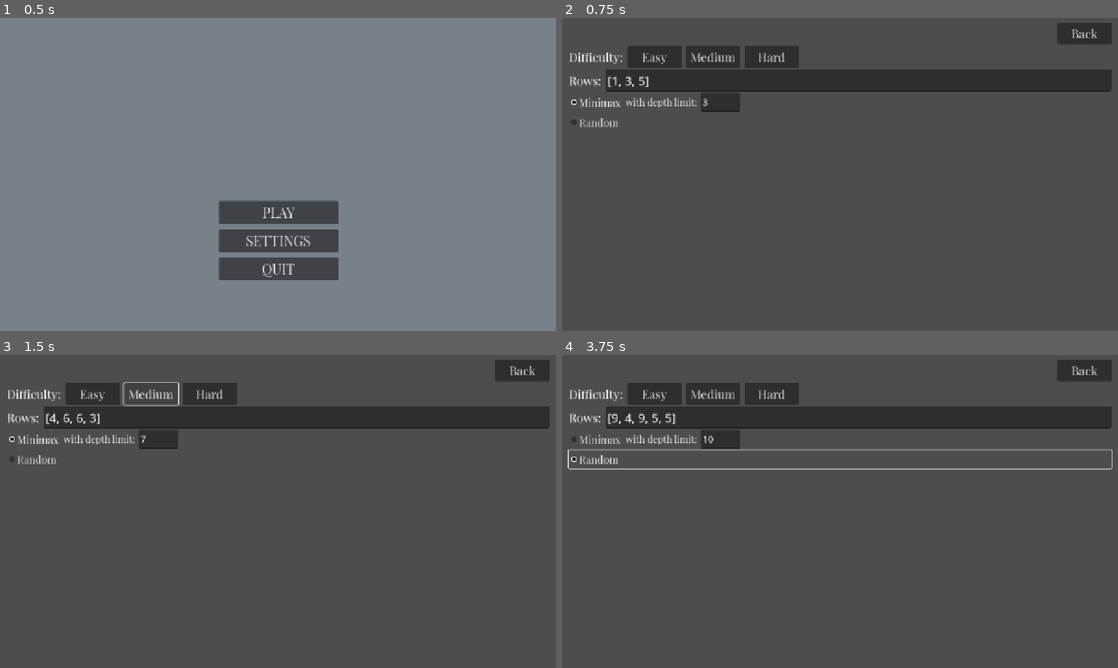
Above: before the commit, frames 1-4 (two rows, left to right).
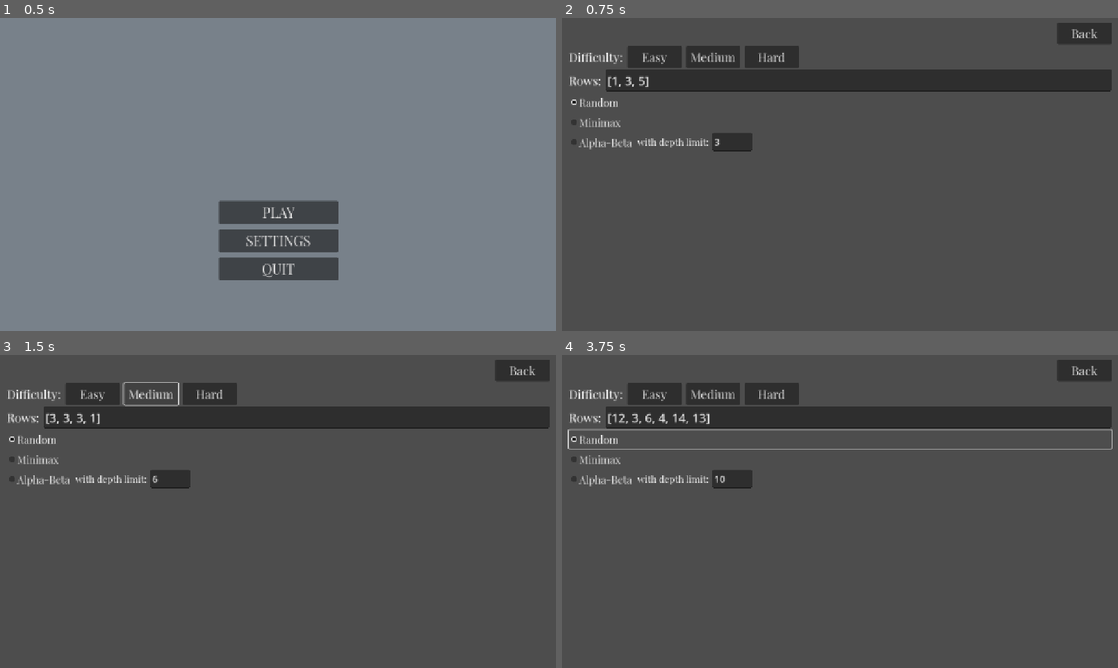
Above: after the commit, the same moments.

Repository: alex-bo7/ashes_of_nim_481
Game: Godot game, scene res://MainMenu/main_menu.tscn
The game is run twice, just before and just after one commit, with the same random seed, the same clock (stepped at 60 frames per second) and the same inputs.
Inputs:
- Up to frame 1 (0.5 s): no input
- Up to frame 2 (0.75 s): click "SETTINGS" at 0.5 s
- Up to frame 3 (1.5 s): click "Medium" at 1.25 s
- Up to frame 4 (3.75 s): click "Hard" at 2 s; click "Minimax" at 2.75 s; click "Random" at 3.5 s

Frame 1 is identical in both runs. In frame 2, 1.4% of the frame differs, in the area x 1-35%, y 24-43%; in frame 3, 1.5%; in frame 4, 3.6%, in the area x 1-99%, y 18-43%.

Commit message:
Update settings menu
User can now type new info and be updated. New difficulty settings

Diff:
--- a/Extras/game_settings.gd
+++ b/Extras/game_settings.gd
@@ -2,18 +2,25 @@
 
 var matches_arr: Array = [1, 3, 5]
 
-enum Algorithm { ALPHABETA, RANDOM }
-var current_algorithm: Algorithm = Algorithm.ALPHABETA
+enum Algorithm { RANDOM, MINIMAX, ALPHABETA }
+var current_algorithm: Algorithm = Algorithm.RANDOM
 
 var depth_lim: int = 3
 
 func is_algo_alphabeta() -> bool:
 	return current_algorithm == Algorithm.ALPHABETA
 
-
-func set_algo_as_alphabeta() -> void:
-	current_algorithm = Algorithm.ALPHABETA
+func get_algo() -> Algorithm:
+	return current_algorithm
 
 
 func set_algo_as_random() -> void:
 	current_algorithm = Algorithm.RANDOM
+
+
+func set_algo_as_minimax() -> void:
+	current_algorithm = Algorithm.MINIMAX
+
+
+func set_algo_as_alphabeta() -> void:
+	current_algorithm = Algorithm.ALPHABETA
--- a/Settings/settings.gd
+++ b/Settings/settings.gd
@@ -1,9 +1,10 @@
 extends Control
 
 @export var rows: LineEdit
+@export var random_btn: Button
+@export var minimax_btn: Button
+@export var alphabeta_btn: Button
 @export var depth_limit: LineEdit
-@export var minimax_btn: Button
-@export var random_btn: Button
 
 const MIN_DEPTH = 3
 const MAX_DEPTH = 20
@@ -13,9 +14,9 @@
 const HARD: String = 'hard'
 
 const DIFFICULTY_VALUES: Dictionary = {
-	EASY: {"min_rows": 2, "max_rows": 3, "min_val": 1, "max_val": 4},
-	MEDIUM: {"min_rows": 3, "max_rows": 4, "min_val": 2, "max_val": 6},
-	HARD: {"min_rows": 3, "max_rows": 5, "min_val": 3, "max_val": 9},
+	EASY: {"min_rows": 2, "max_rows": 3, "min_items": 1, "max_items": 5},
+	MEDIUM: {"min_rows": 3, "max_rows": 4, "min_items": 1, "max_items": 8},
+	HARD: {"min_rows": 4, "max_rows": 6, "min_items": 1, "max_items": 15},
 }
 
 # ---------- Godot ----------
@@ -25,23 +26,28 @@
 	rows.text = str(GameSettings.matches_arr)
 	depth_limit.text = str(GameSettings.depth_lim)
 
-	minimax_btn.button_pressed = GameSettings.is_algo_alphabeta()
-	random_btn.button_pressed = !GameSettings.is_algo_alphabeta()
+	set_selected_btn()
 
 #region Helper
-func generate_array(arr_length:int, min_val:int, max_val:int) -> Array:
+func set_selected_btn() -> void:
+	random_btn.button_pressed = GameSettings.get_algo() == GameSettings.Algorithm.RANDOM
+	minimax_btn.button_pressed = GameSettings.get_algo() == GameSettings.Algorithm.MINIMAX
+	alphabeta_btn.button_pressed = GameSettings.get_algo() == GameSettings.Algorithm.ALPHABETA
+
+
+func generate_array(arr_length:int, min_items:int, max_items:int) -> Array:
 	var arr_result: Array = []
 	for i in range(arr_length):
-		var random_int: int = randi_range(min_val, max_val)
+		var random_int: int = randi_range(min_items, max_items)
 		arr_result.append(random_int)
 	return arr_result
 
 
-func generate_rows(min_size:int, max_size:int, min_value:int, max_value:int) -> Array:
+func generate_rows(min_size:int, max_size:int, min_itemsue:int, max_itemsue:int) -> Array:
 	# generate random array size
 	var arr_size: int = randi_range(min_size, max_size)
 	# fill array with random numbers
-	var arr: Array = generate_array(arr_size, min_value, max_value)
+	var arr: Array = generate_array(arr_size, min_itemsue, max_itemsue)
 	# debug
 	print_debug('Array: ', arr)
 	return arr
@@ -83,8 +89,8 @@
 	var arr: Array = generate_rows(
 		values['min_rows'],
 		values['max_rows'],
-		values['min_val'],
-		values['max_val']
+		values['min_items'],
+		values['max_items']
 	)
 	GameSettings.matches_arr = arr
 	rows.text = str(arr)
@@ -93,6 +99,18 @@
 	GameSettings.depth_lim = limit
 	depth_limit.text = str(limit)
 #endregion
+
+
+func _on_rows_input_text_changed(new_text: String) -> void:
+	GameSettings.matches_arr.clear()
+	for letter in new_text.split(",", false):
+		var number: int = letter.to_int()
+		if number > 0:
+			GameSettings.matches_arr.append(number)
+
+
+func _on_limit_input_text_changed(new_text: String) -> void:
+	GameSettings.depth_lim = new_text.to_int()
 
 
 #region Godot:Button Signals
@@ -112,10 +130,14 @@
 	handle_difficulty(HARD)
 
 
-func _on_minimax_select_pressed() -> void:
-	GameSettings.set_algo_as_alphabeta()
+func _on_random_select_pressed() -> void:
+	GameSettings.set_algo_as_random()
 
 
-func _on_random_select_pressed() -> void:
-	GameSettings.set_algo_as_random()
+func _on_minimax_select_pressed() -> void:
+	GameSettings.set_algo_as_minimax()
+
+
+func _on_alphabeta_select_pressed() -> void:
+	GameSettings.set_algo_as_alphabeta()
 #endregion
--- a/Settings/settings.tscn
+++ b/Settings/settings.tscn
@@ -5,7 +5,7 @@
 
 [sub_resource type="ButtonGroup" id="ButtonGroup_cdu2u"]
 
-[node name="settings" type="Control" node_paths=PackedStringArray("rows", "depth_limit", "minimax_btn", "random_btn")]
+[node name="settings" type="Control" node_paths=PackedStringArray("rows", "random_btn", "minimax_btn", "alphabeta_btn", "depth_limit")]
 layout_mode = 3
 anchors_preset = 15
 anchor_right = 1.0
@@ -14,9 +14,10 @@
 grow_vertical = 2
 script = ExtResource("1_qeycx")
 rows = NodePath("MarginContainer/VBoxContainer/rows/rows_input")
-depth_limit = NodePath("MarginContainer/VBoxContainer/HBoxContainer/limit_input")
-minimax_btn = NodePath("MarginContainer/VBoxContainer/HBoxContainer/minimax_select")
 random_btn = NodePath("MarginContainer/VBoxContainer/random_select")
+minimax_btn = NodePath("MarginContainer/VBoxContainer/minimax/minimax_select")
+alphabeta_btn = NodePath("MarginContainer/VBoxContainer/alphabeta/alphabeta_select")
+depth_limit = NodePath("MarginContainer/VBoxContainer/alphabeta/limit_input")
 
 [node name="MarginContainer" type="MarginContainer" parent="."]
 layout_mode = 1
@@ -94,28 +95,6 @@
 theme_override_font_sizes/font_size = 28
 text = "singleton not working"
 
-[node name="HBoxContainer" type="HBoxContainer" parent="MarginContainer/VBoxContainer"]
-layout_mode = 2
-theme_override_constants/separation = 8
-
-[node name="minimax_select" type="CheckBox" parent="MarginContainer/VBoxContainer/HBoxContainer"]
-layout_mode = 2
-theme_override_fonts/font = ExtResource("1_cdu2u")
-theme_override_font_sizes/font_size = 24
-button_group = SubResource("ButtonGroup_cdu2u")
-text = "Minimax"
-
-[node name="Label" type="Label" parent="MarginContainer/VBoxContainer/HBoxContainer"]
-layout_mode = 2
-theme_override_fonts/font = ExtResource("1_cdu2u")
-theme_override_font_sizes/font_size = 22
-text = "with depth limit:"
-
-[node name="limit_input" type="LineEdit" parent="MarginContainer/VBoxContainer/HBoxContainer"]
-layout_mode = 2
-theme_override_font_sizes/font_size = 22
-text = "!!!"
-
 [node name="random_select" type="CheckBox" parent="MarginContainer/VBoxContainer"]
 layout_mode = 2
 theme_override_fonts/font = ExtResource("1_cdu2u")
@@ -123,9 +102,45 @@
 button_group = SubResource("ButtonGroup_cdu2u")
 text = "Random"
 
+[node name="minimax" type="HBoxContainer" parent="MarginContainer/VBoxContainer"]
+layout_mode = 2
+theme_override_constants/separation = 8
+
+[node name="minimax_select" type="CheckBox" parent="MarginContainer/VBoxContainer/minimax"]
+layout_mode = 2
+theme_override_fonts/font = ExtResource("1_cdu2u")
+theme_override_font_sizes/font_size = 24
+button_group = SubResource("ButtonGroup_cdu2u")
+text = "Minimax"
+
+[node name="alphabeta" type="HBoxContainer" parent="MarginContainer/VBoxContainer"]
+layout_mode = 2
+theme_override_constants/separation = 8
+
+[node name="alphabeta_select" type="CheckBox" parent="MarginContainer/VBoxContainer/alphabeta"]
+layout_mode = 2
+theme_override_fonts/font = ExtResource("1_cdu2u")
+theme_override_font_sizes/font_size = 24
+button_group = SubResource("ButtonGroup_cdu2u")
+text = "Alpha-Beta"
+
+[node name="Label" type="Label" parent="MarginContainer/VBoxContainer/alphabeta"]
+layout_mode = 2
+theme_override_fonts/font = ExtResource("1_cdu2u")
+theme_override_font_sizes/font_size = 22
+text = "with depth limit:"
+
+[node name="limit_input" type="LineEdit" parent="MarginContainer/VBoxContainer/alphabeta"]
+layout_mode = 2
+theme_override_font_sizes/font_size = 22
+text = "!!!"
+
 [connection signal="pressed" from="MarginContainer/VBoxContainer/back_btn" to="." method="_on_back_btn_pressed"]
 [connection signal="pressed" from="MarginContainer/VBoxContainer/difficulties/easy_btn" to="." method="_on_easy_btn_pressed"]
 [connection signal="pressed" from="MarginContainer/VBoxContainer/difficulties/medium_btn" to="." method="_on_medium_btn_pressed"]
 [connection signal="pressed" from="MarginContainer/VBoxContainer/difficulties/hard_btn" to="." method="_on_hard_btn_pressed"]
-[connection signal="pressed" from="MarginContainer/VBoxContainer/HBoxContainer/minimax_select" to="." method="_on_minimax_select_pressed"]
+[connection signal="text_changed" from="MarginContainer/VBoxContainer/rows/rows_input" to="." method="_on_rows_input_text_changed"]
 [connection signal="pressed" from="MarginContainer/VBoxContainer/random_select" to="." method="_on_random_select_pressed"]
+[connection signal="pressed" from="MarginContainer/VBoxContainer/minimax/minimax_select" to="." method="_on_minimax_select_pressed"]
+[connection signal="pressed" from="MarginContainer/VBoxContainer/alphabeta/alphabeta_select" to="." method="_on_alphabeta_select_pressed"]
+[connection signal="text_changed" from="MarginContainer/VBoxContainer/alphabeta/limit_input" to="." method="_on_limit_input_text_changed"]
